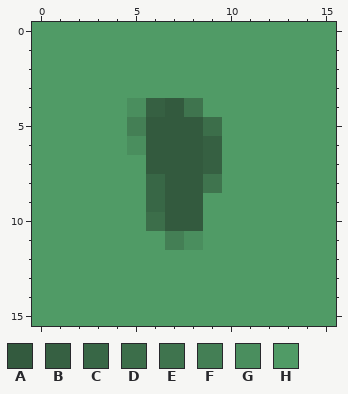
Two states of a pixel-art sprite, static/Grass3.png. The first picture shows the starting point.
The file is 64x64 pixels, drawn in blocks of 4x4; one block is one cell here. Colours within 5 levels of each other are drawn and written as one.
Palette (. is transparent): A #335a3e  B #366042  C #386746  D #3c6e4a  E #3f744e  F #447f55  G #4a8e5e  H #509b66
The result:
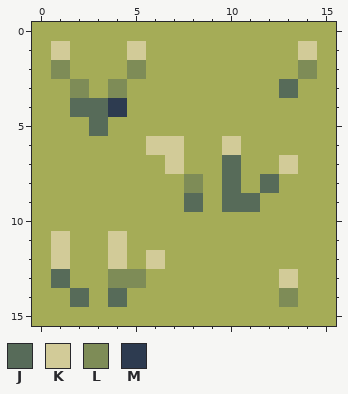
Colours new in this view: J #576b59  K #d2cb98  L #7e8c57  M #2d3b50
From old to new:
colour H: #509b66 -> #a5ac57
y 1: x 1 H -> K; x 5 H -> K; x 14 H -> K
y 2: x 1 H -> L; x 5 H -> L; x 14 H -> L
y 3: x 2 H -> L; x 4 H -> L; x 13 H -> J
y 4: x 2..8 HHHGBAE -> JJMHHHH
y 5: x 3 H -> J; x 5..9 FAAAD -> HHHHH
y 6: x 5..10 GAAABH -> HKKHHK
y 7: x 6..10 AAABH -> HKHHJ; x 13 H -> K
y 8: x 6..10 CAAEH -> HHLHJ; x 12 H -> J
y 9: x 6..8 CAA -> HHJ; x 10..11 HH -> JJ
y 10: x 6..8 DAA -> HHH
y 11: x 1 H -> K; x 4 H -> K; x 7..8 FG -> HH
y 12: x 1 H -> K; x 4 H -> K; x 6 H -> K
y 13: x 1 H -> J; x 4..5 HH -> LL; x 13 H -> K
y 14: x 2 H -> J; x 4 H -> J; x 13 H -> L
Boxes around the changes in both pictures, in picture pixels (x1, y1, x2, y2):
changed: (32, 22, 336, 326)
